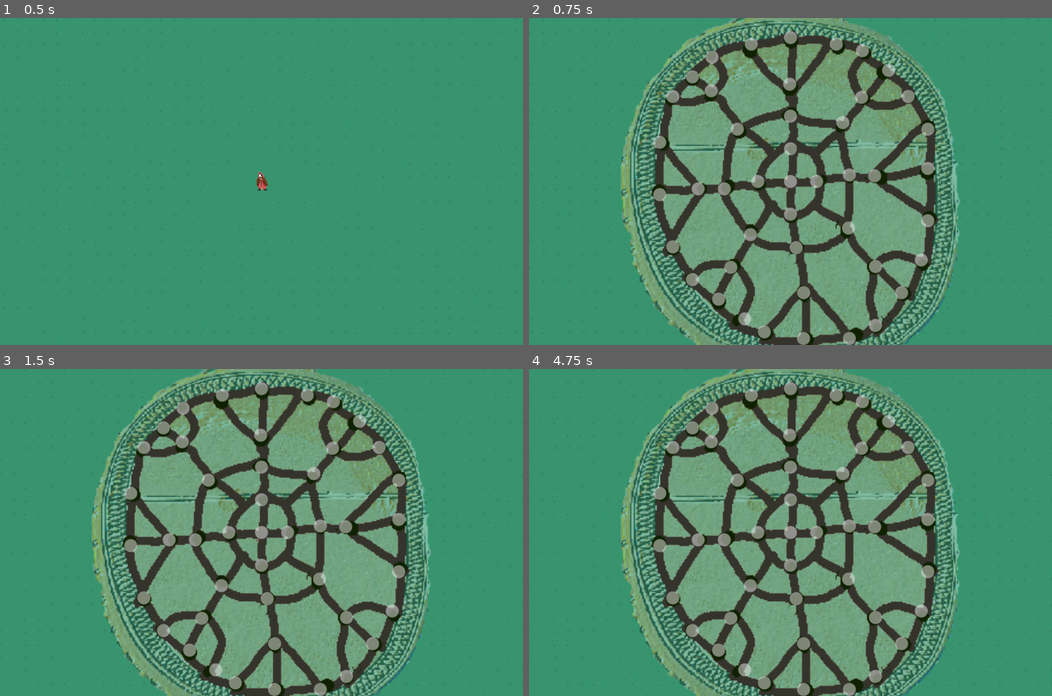
Above: before the commit, frames 1-4 (two rows, left to right).
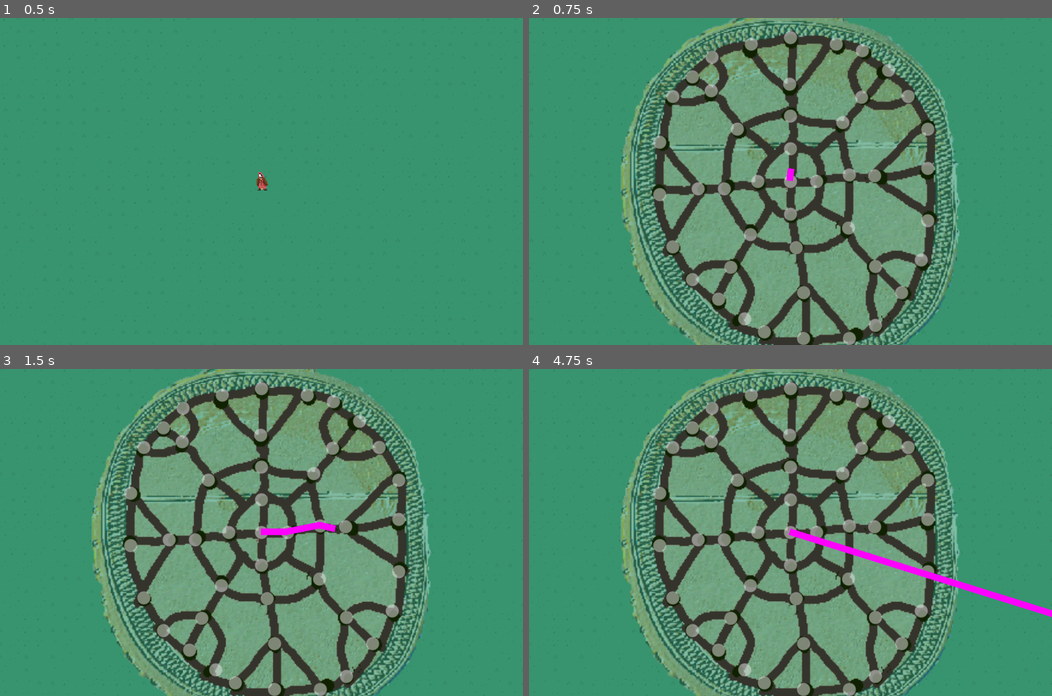
Above: after the commit, the same moments.

Repository: milestone-dev/ld55
Game: Godot game, scene res://scenes/main.tscn
Same seed, same stepped clock (60 frames per second), same inputs: the game is played once before the commit and once after it. The engine's default icon, where the game draws it, is replaced by a stand-in: a white triangle on a blue panel in a dark square.
Inputs (mouse positions are in pixels of both pictures, inside the frame that each line leads up to):
- Up to frame 1 (0.5 s): no input
- Up to frame 2 (0.75 s): tap Enter at 0.5 s; move the mouse to (905, 165) at 0.52 s; hold D (move_right) from 0.53 s (still down); tap M (dev_godmode) at 0.6 s; click (905, 165) at 0.67 s
- Up to frame 3 (1.5 s): release D (move_right) at 1.25 s; drag from (156, 548) to (261, 532) at 1.27 s
- Up to frame 4 (4.75 s): move the mouse to (842, 460) at 2.02 s; hold D (move_right) 2.03-2.75 s; tap M (dev_godmode) at 2.1, 3.6 s; click (842, 460) at 2.17 s; drag from (764, 597) to (633, 483) at 2.77 s; move the mouse to (947, 581) at 3.52 s; hold A (move_left) 3.53-4.25 s; click (947, 581) at 3.67 s; drag from (633, 483) to (790, 532) at 4.27 s

Frame 1 is identical in both runs. In frame 2, less than 0.1% of the frame differs, in the area x 49-51%, y 46-50%; in frame 3, 0.3%; in frame 4, 1.1%, in the area x 49-100%, y 48-76%.
Error before the commit: Invalid access to property or key 'pivot_offset' on a base object of type 'Nil'. (res://scripts/casting.gd:67)

Commit message:
snappi snap

Diff:
--- a/scripts/casting.gd
+++ b/scripts/casting.gd
@@ -10,10 +10,10 @@
 
 @export_group("Spell drawing")
 @export var magnet_enabled = true;
-@export var magnet_strength = 16;
-@export var magnet_decay = -0.5;
-@export var magnet_radius = 24;
-@export var snap_distance = 8;
+@export var magnet_strength = 1;
+@export var magnet_decay = -0.1;
+@export var magnet_radius = 64;
+@export var snap_distance = 4;
 
 
 signal cast_complete(nodes);
@@ -31,6 +31,7 @@
 	Input.set_mouse_mode(Input.MOUSE_MODE_HIDDEN)
 
 func draw_line_to_node(node:Control):
+	conneted_nodes.push_back(node)
 	line.add_point(node.position + node.pivot_offset - Vector2(line.width/2,line.width/2))
 	#line.add_point(node.position + node.pivot_offset - Vector2(line.width/2,line.width/2))
 
@@ -55,8 +56,10 @@
 		mouse_origin = get_viewport().get_mouse_position();
 		print("start drag. set mouse origin", mouse_origin);
 		line.clear_points()
+		conneted_nodes.clear()
 		draw_line_to_node(first_node)
-		conneted_nodes.clear()
+		draw_line_to_node(first_node) #and one for the mouse pointer
+
 		active = true;
 
 	if active:
@@ -64,8 +67,8 @@
 		var d = get_viewport().get_mouse_position() - mouse_origin;
 
 		var pos = line.points[0] + d;
-		debug_node.position = pos - debug_node.pivot_offset;
-
+		if debug_node:
+			debug_node.position = pos - debug_node.pivot_offset;
 		var spell_pos = gravitate_towards(pos);
 
 		#print(get_viewport().get_mouse_position() - mouse_origin);
@@ -93,11 +96,19 @@
 	var radius = magnet_radius
 	var gravity = magnet_strength
 	var alpha = magnet_decay
+	var closest: Control
+	var distance = 999999
 	for node : Control in node_container.get_children():
 		if node in conneted_nodes: continue
 		var target = node.position + node.pivot_offset
-		var distance = pos.distance_to(target);
+		if pos.distance_to(target) < distance:
+			distance = pos.distance_to(target)
+			closest = node
+	if closest:
+		var target = closest.position + closest.pivot_offset
 		if distance < radius and distance > 0:
 			var magnitude = exp(alpha * distance/radius) * (1 - distance / radius)
-			force += (target - pos) * magnitude * gravity
+			print(magnitude)
+			force += (target - pos) * magnitude * 1/gravity
+
 	return pos + force
